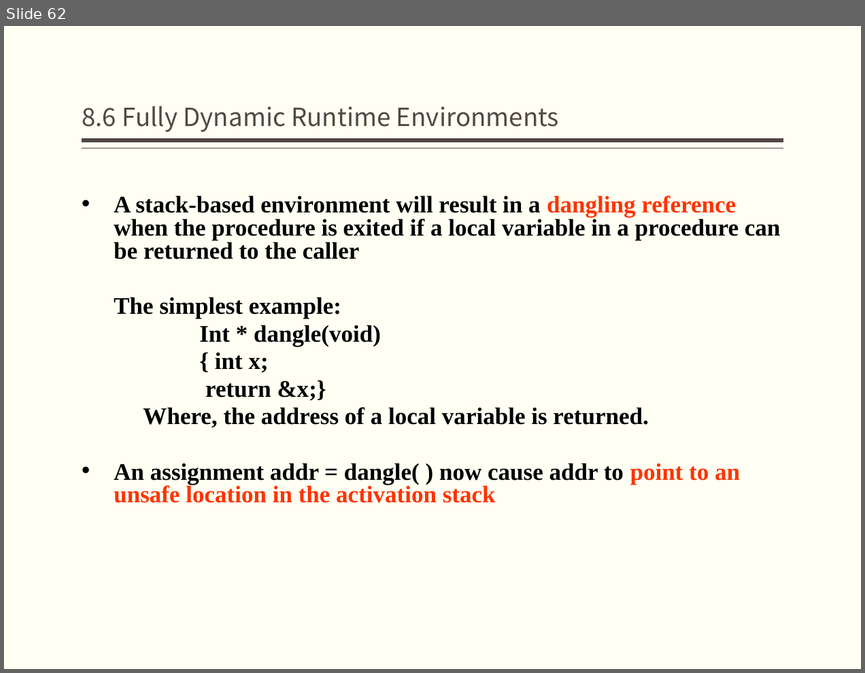
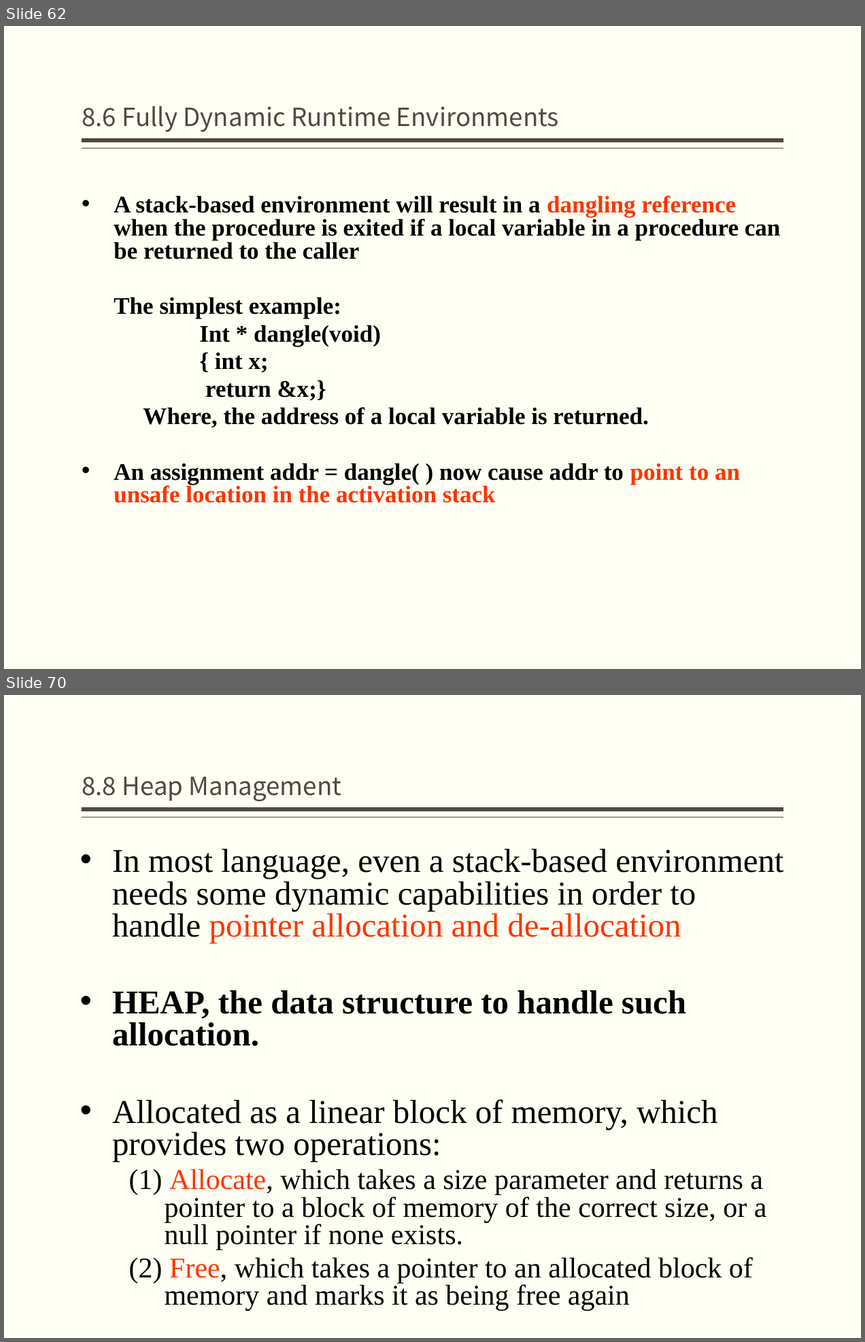
Before and after one commit to jz81/jz81.github.io, a slide deck: course/compiler/lecture/(Spring2020)Lecture8.pptx. Shown one above the other, each under a label of ours: slide 62 before the commit, slides 62 and 70 after it; the slides between them are not shown. The pictures are 865x673 and 865x1342 pixels, drawn with LibreOffice and Linux fonts; fonts in the diff are those of the drawing. Boxes give left, top, right and bottom in pixels: in the first picture for what was removed or moved away, otherwise in the second. Text is boxed around its words. In the diff, an @@ line names an element or a change of style, - is before the commit and + after.

```diff
--- a/course/compiler/lecture/(Spring2020)Lecture8.pptx
+++ b/course/compiler/lecture/(Spring2020)Lecture8.pptx
@@ slide 70 added at (4,695,861,1338), background #FFFFF3; not listed: 2 template elements that a slide beside it also shows @@
@@ title added at (82,777,342,801), 21 pt, text #514843 @@
+8.8 Heap Management
@@ text added at (112,849,783,1310), 28 pt, text #000000 @@
+• In most language, even a stack-based environment needs some dynamic capabilities in order to handle pointer allocation and de-allocation
+• HEAP, the data structure to handle such allocation.
+• Allocated as a linear block of memory, which provides two operations:
+  (1) Allocate, which takes a size parameter and returns a pointer to a block of memory of the correct size, or a null pointer if none exists.
+  (2) Free, which takes a pointer to an allocated block of memory and marks it as being free again
```
Also in this commit, not shown: 4 slides changed, 18 other slides added.
